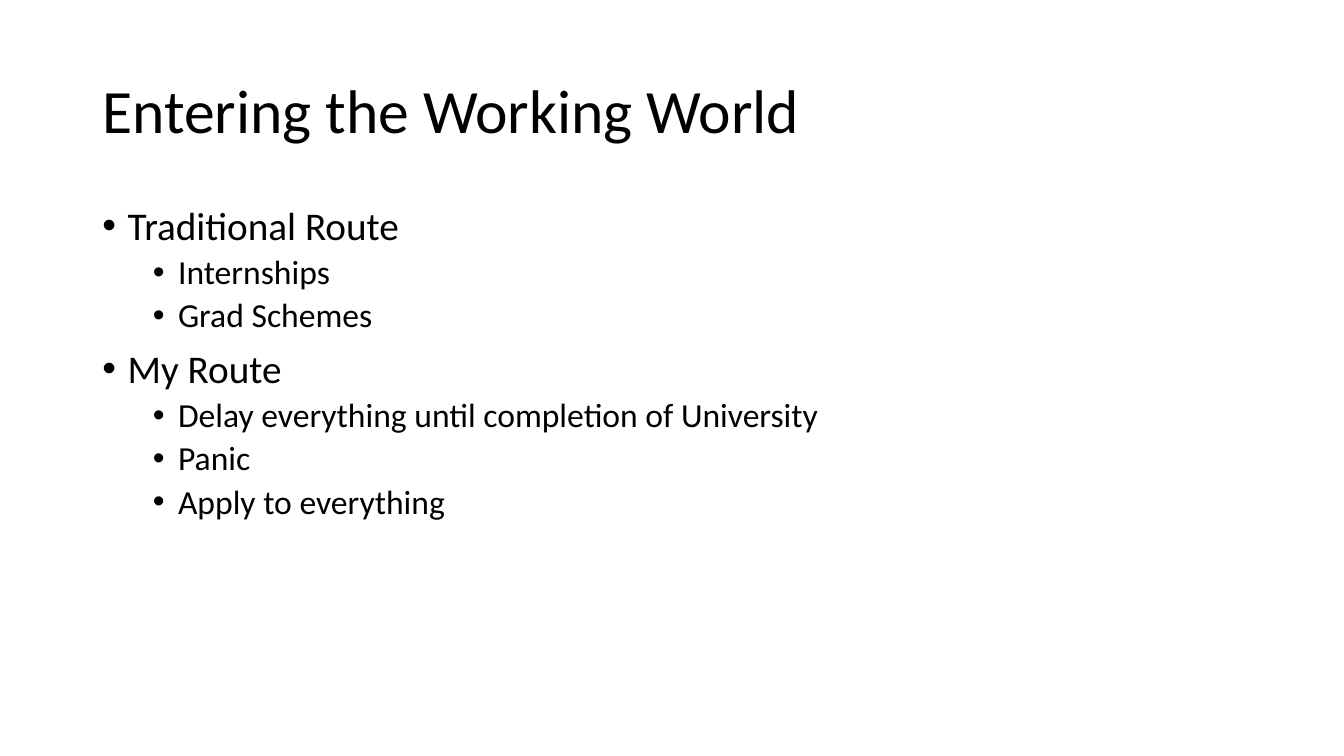
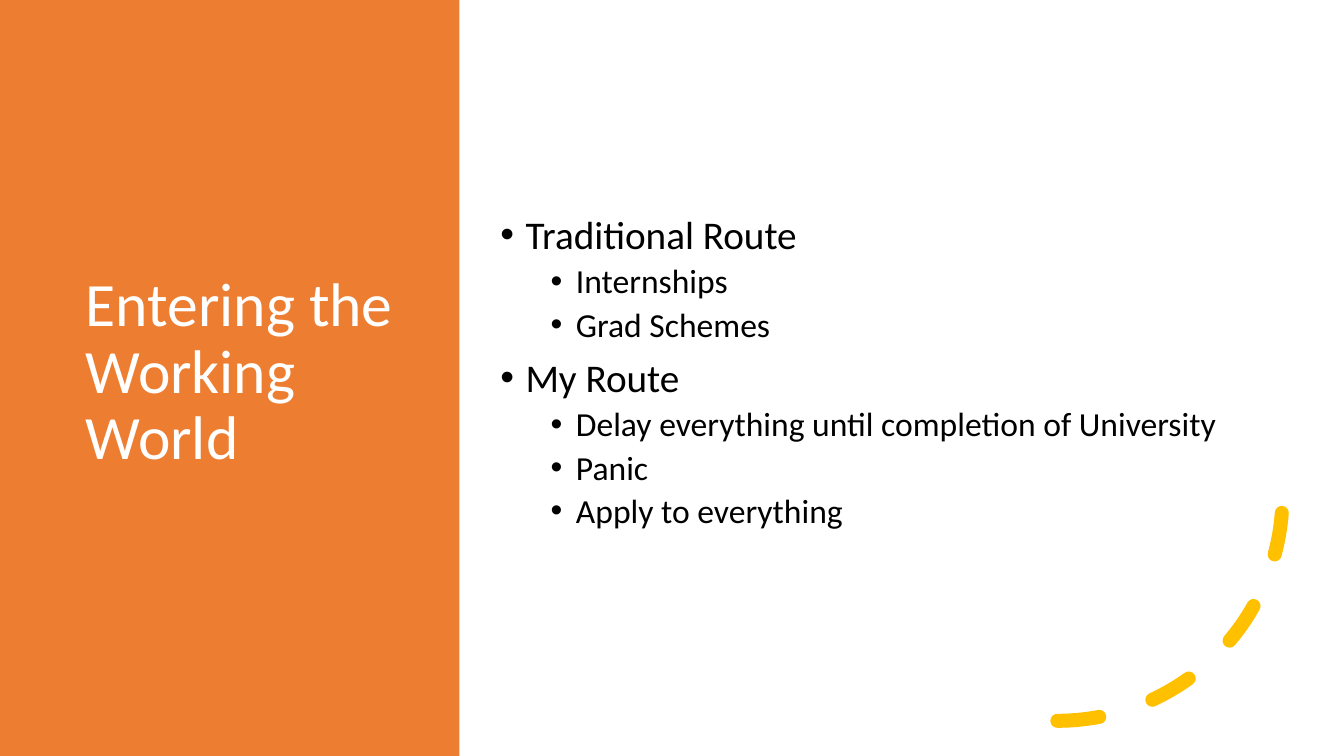
Before and after one commit to HRusby/Temp-transfer, a slide deck: slide 5 of Careers Presentation.pptx. Drawn at 1344x756 pixels with LibreOffice and Linux fonts; fonts in the diff are those of the drawing. Boxes give left, top, right and bottom in pixels: in the first picture for what was removed or moved away, otherwise in the second. Text is boxed around its words. In the diff, an @@ line names an element or a change of style, - is before the commit and + after.

Commit message:
Design

```diff
--- a/Careers Presentation.pptx
+++ b/Careers Presentation.pptx
@@ rectangle added at <box>0,0,460,756</box>, fill #ED7D31 @@
@@ title "Entering the Working World": place and size @@
-title "Entering the Working World" at <box>102,90,800,144</box>
+title "Entering the Working World" at <box>86,283,393,460</box>
@@ title "Entering the Working World" at <box>86,283,393,460</box>: text colour #000000 to #FFFFFF @@
@@ text "Traditional Route": place and size @@
-text "Traditional Route" at <box>128,212,818,520</box>
+text "Traditional Route" at <box>526,221,1216,529</box>
@@ text "Traditional Route" at <box>526,221,1216,529</box>: vertical alignment top to middle @@
@@ arc (boxed as its full ellipse) added at <box>833,271,1284,722</box>, outline #FFC000 10 pt dashed @@
```
Also in this commit, not shown: 11 other slides changed.
